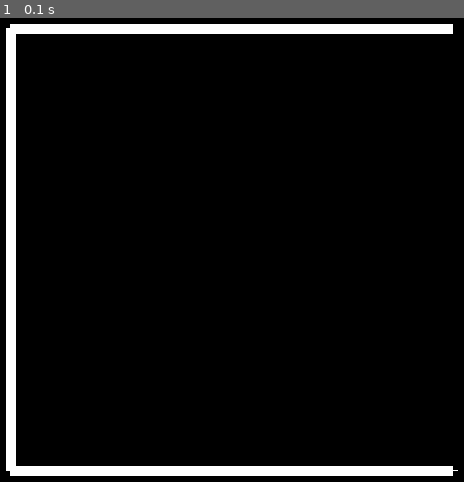
Above: before the commit, frame 1.
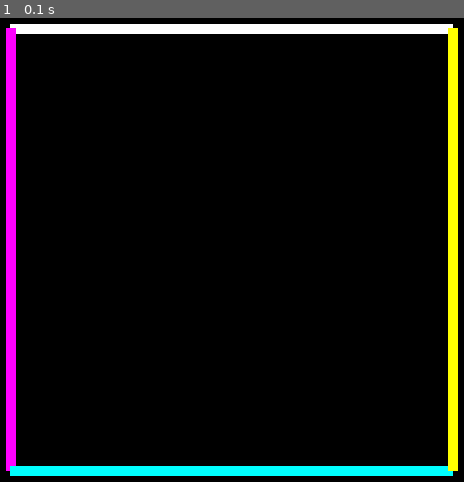
Above: after the commit, the same moment.

Repository: SaulRuizS/Tictactoe
Game: pygame game, started from tictactoe_python.py
The game is run twice, just before and just after one commit, with the same random seed, the same clock (stepped at 60 frames per second) and the same inputs.
Inputs:
- Up to frame 1 (0.1 s): no input

The runs differ from the first frame. In frame 1, 6.1% of the frame differs, in the area x 1-99%, y 2-99%.

Commit message:
Grid position fix

Diff:
--- a/tictactoe_python.py
+++ b/tictactoe_python.py
@@ -32,17 +32,17 @@
 
     # RENDER YOUR GAME HERE
 
-    #LEFT GRID LINE
+    #TOP GRID LINE
     pygame.draw.line(screen, grid_color,(0+padding,0+padding), (SCREEN_WIDTH-padding, 0+padding), line_width)
 
     #RIGHT GRID LINE
-    pygame.draw.line(screen, grid_color,(0+padding,SCREEN_HEIGHT-padding), (SCREEN_WIDTH-padding, SCREEN_HEIGHT-padding), line_width)
-
-    #TOP GRID LINE
-    pygame.draw.line(screen, grid_color,(0+padding,0+padding), (0+padding, SCREEN_HEIGHT-padding), line_width)
+    pygame.draw.line(screen, pygame.Color(255,0,255),(0+padding,0+padding), (0+padding, SCREEN_HEIGHT-padding), line_width)
 
     #BOTTOM GRID LINE
-    pygame.draw.line(screen, grid_color,(SCREEN_WIDTH-padding,SCREEN_WIDTH-padding), (SCREEN_WIDTH-padding, SCREEN_HEIGHT-padding), line_width)
+    pygame.draw.line(screen, pygame.Color(0,255,255),(0+padding,SCREEN_HEIGHT-padding), (SCREEN_WIDTH-padding, SCREEN_HEIGHT-padding), line_width)
+
+    #LEFT GRID LINE
+    pygame.draw.line(screen, pygame.Color(255,255,0),(SCREEN_WIDTH-padding,0+padding), (SCREEN_WIDTH-padding, SCREEN_HEIGHT-padding), line_width)
 
     #LEFT GRID LINE
     #pygame.draw.rect(screen, grid_color, pygame.Rect((0+(padding)), (0+(padding)), line_width, line_length), 6)
